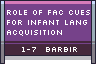
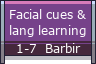
Two versions of the same layered image (96px x 64px). Layer-by-layer changes:
painted on "1-7 Barbir" over [17, 43, 81, 53]
renamed "Role of fac cues ..." to "Facial cues & ...", painted on it over [7, 9, 90, 37]
